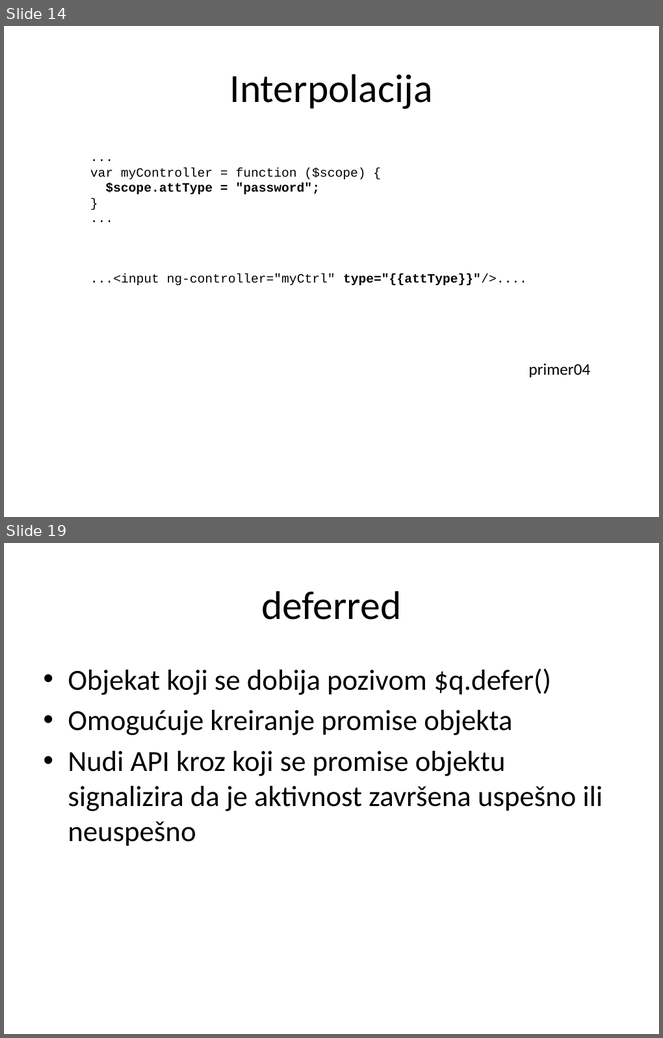
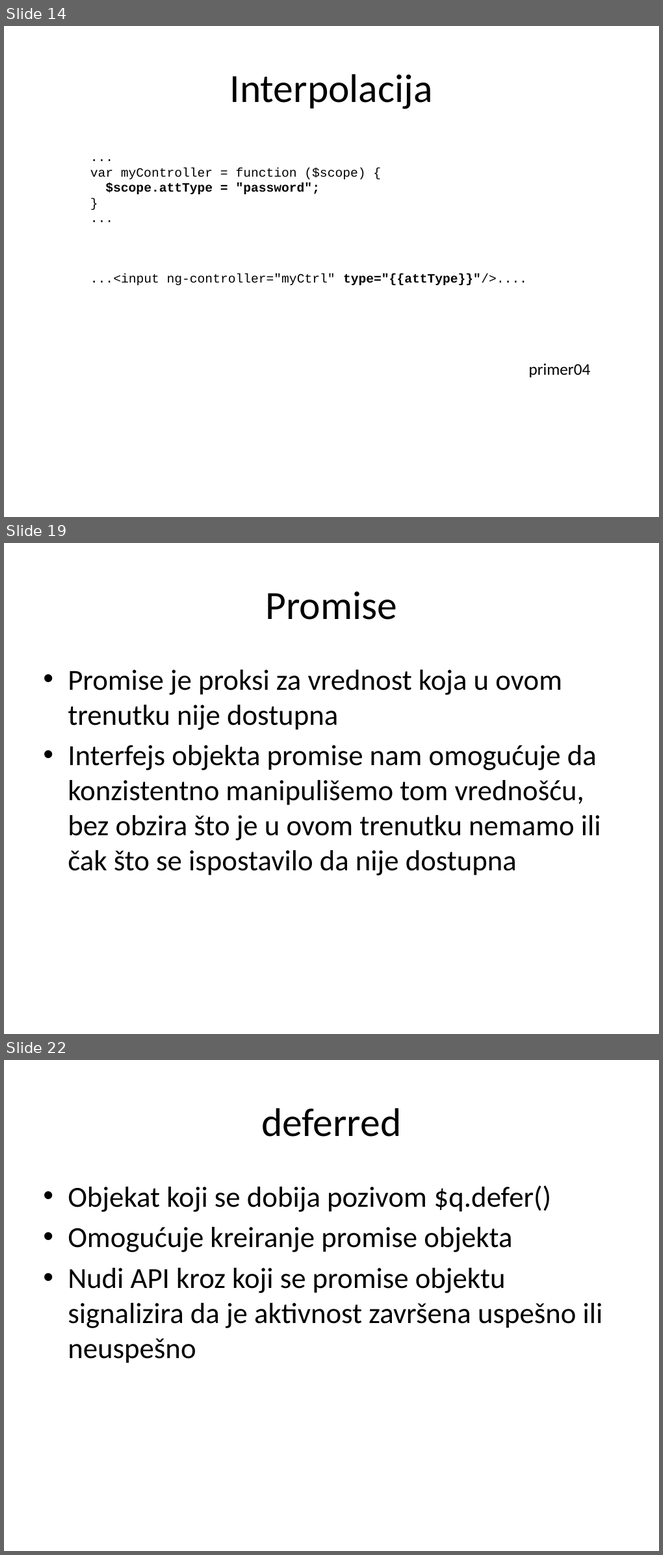
Before and after one commit to XWS2016/AngularJS, a slide deck: 01_Kontroleri/AngularJS_02_kontroleri.pptx. Shown one above the other, each under a label of ours: slides 14 and 19 before the commit, slides 14, 19 and 22 after it; the slides between them are not shown. The pictures are 663x1038 and 663x1555 pixels, drawn with LibreOffice and Linux fonts; fonts in the diff are those of the drawing. Boxes give left, top, right and bottom in pixels: in the first picture for what was removed or moved away, otherwise in the second. Text is boxed around its words. In the diff, an @@ line names an element or a change of style, - is before the commit and + after.

```diff
--- a/01_Kontroleri/AngularJS_02_kontroleri.pptx
+++ b/01_Kontroleri/AngularJS_02_kontroleri.pptx
@@ slide 19 added at (4, 543, 659, 1034), background #FFFFFF @@
@@ title added at (265, 591, 397, 620), 44 pt, text #000000 @@
+Promise
@@ text added at (68, 670, 601, 876), 32 pt, text #000000 @@
+• Promise je proksi za vrednost koja u ovom trenutku nije dostupna
+• Interfejs objekta promise nam omogućuje da konzistentno manipulišemo tom vrednošću, bez obzira što je u ovom trenutku nemamo ili čak što se ispostavilo da nije dostupna
@@ what was slide 19 is now slide 22 @@
```
Also in this commit, not shown: 9 slides changed, 2 other slides added, 47 other files.
